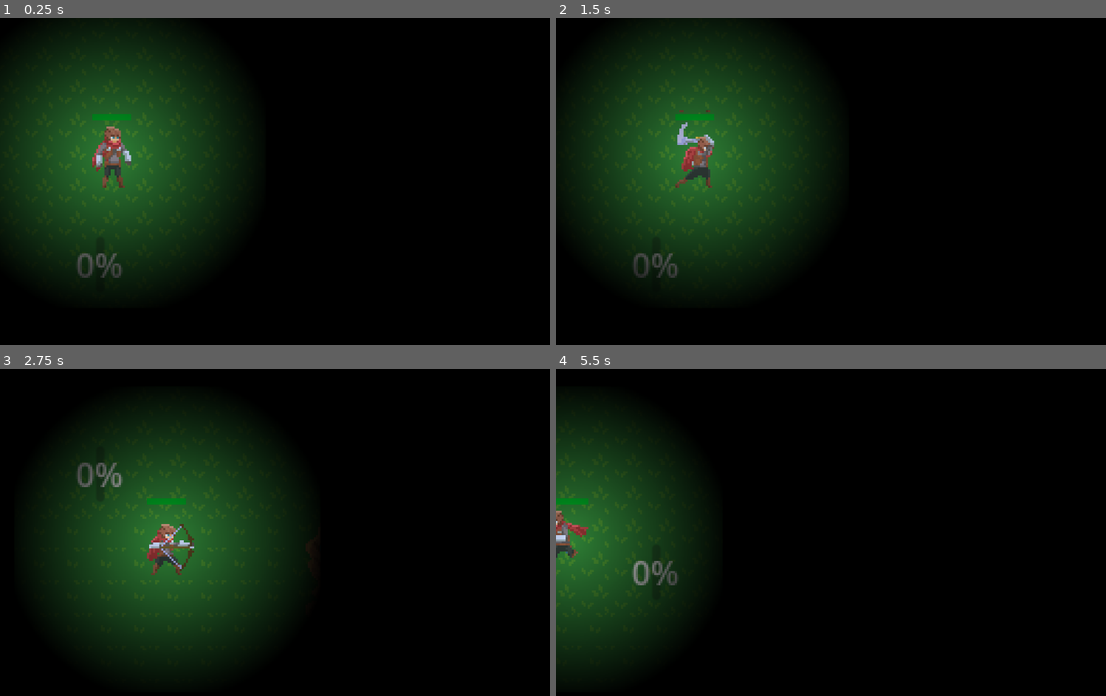
Above: before the commit, frames 1-4 (two rows, left to right).
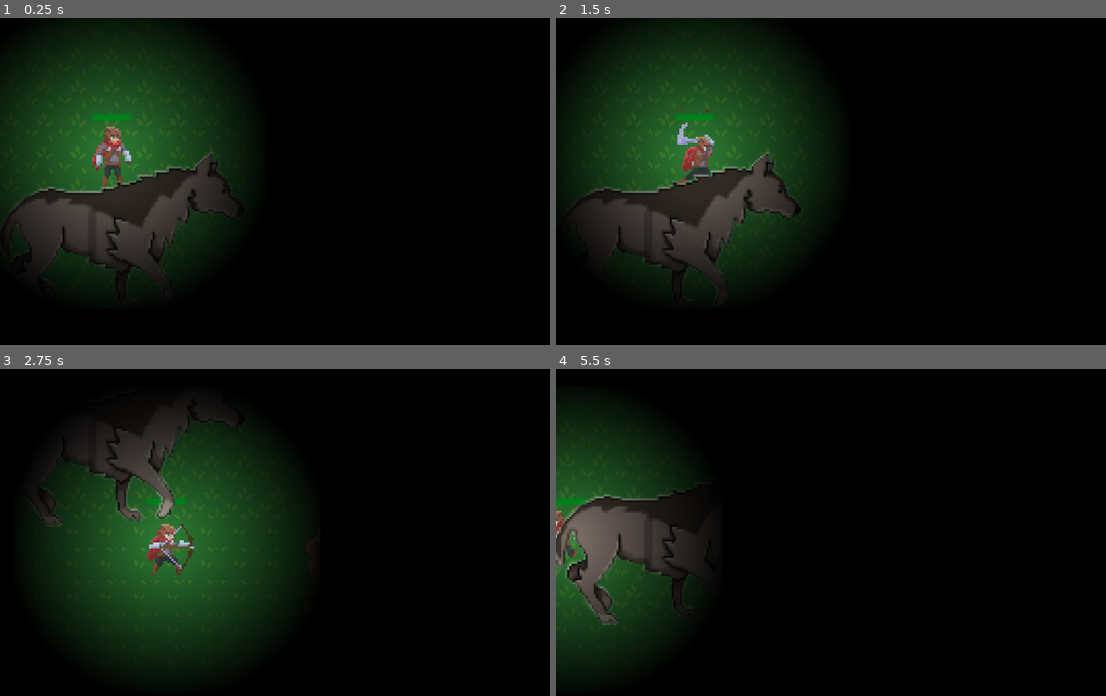
Above: after the commit, the same moments.

Repository: jsw-aip-tn/Withoutlight
Game: Godot game, scene res://Szene/main.tscn
Same seed, same stepped clock (60 frames per second), same inputs: the game is played once before the commit and once after it.
Inputs (mouse positions are in pixels of both pictures, inside the frame that each line leads up to):
- Up to frame 1 (0.25 s): no input
- Up to frame 2 (1.5 s): move the mouse to (979, 168) at 0.52 s; hold D (move_right) 0.53-1.28 s; click (979, 168) at 0.6 s; move the mouse to (732, 201) at 1.27 s; hold S (move_down) from 1.28 s (still down); tap Space (place_torch) at 1.35 s
- Up to frame 3 (2.75 s): move the mouse to (352, 460) at 2.02 s; release S (move_down) at 2.03 s; hold D (move_right) from 2.03 s (still down); right-click (352, 460) at 2.1 s
- Up to frame 4 (5.5 s): move the mouse to (820, 601) at 2.77 s; release D (move_right) at 2.78 s; hold W (move_up) 2.78-3.53 s; click (820, 601) at 2.85 s; move the mouse to (1029, 584) at 3.52 s; hold A (move_left) 3.53-5.03 s; tap Space (place_torch) at 3.6 s; move the mouse to (671, 483) at 4.27 s; right-click (671, 483) at 4.35 s; move the mouse to (880, 535) at 5.02 s; hold S (move_down) from 5.03 s (still down); click (880, 535) at 5.1 s

The runs differ from the first frame. In frame 1, 7.0% of the frame differs, in the area x 1-42%, y 41-80%; in frame 2, 6.7%; in frame 3, 2.6%; in frame 4, 5.3%.

Commit message:
still errors in the script

Diff:
--- a/Script/wolf.gd
+++ b/Script/wolf.gd
@@ -1,8 +1,8 @@
 extends CharacterBody2D
 
-var hp = 20
-var atk = 2
-const SPEED = 100.0
+var hp = 50
+var atk = 4
+const SPEED = 80.0
 var player_in_range = false
 var direction = Vector2()
 var time_since_last_change = 0
--- a/Szene/bat.tscn
+++ b/Szene/bat.tscn
@@ -50,11 +50,11 @@
 position = Vector2(-9.05991e-06, -2.38419e-06)
 shape = SubResource("RectangleShape2D_84b2s")
 
-[node name="enemie_hitbox" type="Area2D" parent="Bat"]
+[node name="enemy_hitbox" type="Area2D" parent="Bat"]
 position = Vector2(-9.53674e-06, -2.38419e-06)
 scale = Vector2(1.04209, -0.973596)
 
-[node name="CollisionShape2D" type="CollisionShape2D" parent="Bat/enemie_hitbox"]
+[node name="CollisionShape2D" type="CollisionShape2D" parent="Bat/enemy_hitbox"]
 position = Vector2(-2.38419e-07, 1.78814e-07)
 shape = SubResource("RectangleShape2D_jrc82")
 
@@ -75,6 +75,7 @@
 offset_right = -36.0
 offset_bottom = 48.0
 scale = Vector2(5.68888, 3.65064)
+value = 20.0
 
 [node name="SearchArea" type="Area2D" parent="Bat"]
 scale = Vector2(1.12727, 1.22671)
@@ -83,9 +84,9 @@
 scale = Vector2(-39.7203, 26.2304)
 shape = SubResource("CircleShape2D_2l43x")
 
-[connection signal="body_entered" from="Bat/enemie_hitbox" to="Bat" method="_on_area_2d_body_entered"]
-[connection signal="body_entered" from="Bat/enemie_hitbox" to="Bat" method="_on_enemie_hitbox_body_entered"]
-[connection signal="body_exited" from="Bat/enemie_hitbox" to="Bat" method="_on_enemie_hitbox_body_exited"]
+[connection signal="body_entered" from="Bat/enemy_hitbox" to="Bat" method="_on_area_2d_body_entered"]
+[connection signal="body_entered" from="Bat/enemy_hitbox" to="Bat" method="_on_enemie_hitbox_body_entered"]
+[connection signal="body_exited" from="Bat/enemy_hitbox" to="Bat" method="_on_enemie_hitbox_body_exited"]
 [connection signal="timeout" from="Bat/Timer" to="Bat" method="_on_timer_timeout"]
 [connection signal="body_entered" from="Bat/SearchArea" to="Bat" method="_on_search_area_body_entered"]
 [connection signal="body_exited" from="Bat/SearchArea" to="Bat" method="_on_search_area_body_exited"]
--- a/Szene/wolf.tscn
+++ b/Szene/wolf.tscn
@@ -8,6 +8,8 @@
 [ext_resource type="Texture2D" uid="uid://bd0lctcswok71" path="res://Assets/Wolf/wolf-idle3.png" id="6_ih3r6"]
 [ext_resource type="Texture2D" uid="uid://cy7ssfbawdk0n" path="res://Assets/Wolf/wolf-idle2.png" id="7_jn6ay"]
 [ext_resource type="Texture2D" uid="uid://6ih6xe5simi3" path="res://Assets/Wolf/kisspng-sprite-2d-computer-graphics-game-african-wild-dog-ace-5ac721619ede23.7482898115229996496507.png" id="8_tee68"]
+
+[sub_resource type="RectangleShape2D" id="RectangleShape2D_vpe1x"]
 
 [sub_resource type="AtlasTexture" id="AtlasTexture_c1cpt"]
 atlas = ExtResource("1_g65t4")
@@ -78,31 +80,40 @@
 "speed": 5.0
 }]
 
+[sub_resource type="CircleShape2D" id="CircleShape2D_1u4ol"]
+
 [node name="Wolf" type="Node2D"]
 
 [node name="Wolf" type="CharacterBody2D" parent="."]
 
 [node name="CollisionShape2D" type="CollisionShape2D" parent="Wolf"]
+visible = false
+shape = SubResource("RectangleShape2D_vpe1x")
 
 [node name="enemy_hitbox" type="Area2D" parent="Wolf"]
-position = Vector2(-417, 2)
+scale = Vector2(1.042, -0.974)
 
 [node name="AnimatedSprite2D" type="AnimatedSprite2D" parent="Wolf"]
-position = Vector2(-420, 1)
+position = Vector2(1, -1)
 sprite_frames = SubResource("SpriteFrames_di00u")
 animation = &"idle"
-frame = 3
-frame_progress = 0.104934
+frame_progress = 0.691845
 
 [node name="Timer" type="Timer" parent="Wolf"]
 wait_time = 2.0
 autostart = true
 
 [node name="ProgressBar" type="ProgressBar" parent="Wolf"]
-offset_right = 4.0
-offset_bottom = 27.0
+offset_left = -4.0
+offset_top = -13.0
+offset_bottom = 14.0
+value = 50.0
+show_percentage = false
 
 [node name="search_area" type="Area2D" parent="Wolf"]
-position = Vector2(-416, 1)
+position = Vector2(-3, 0)
 
 [node name="CollisionShape2D" type="CollisionShape2D" parent="Wolf/search_area"]
+position = Vector2(21, 25)
+scale = Vector2(-39.72, 26.23)
+shape = SubResource("CircleShape2D_1u4ol")
Not shown: 1 places in Szene/wolf.tscn that only renumber resources
